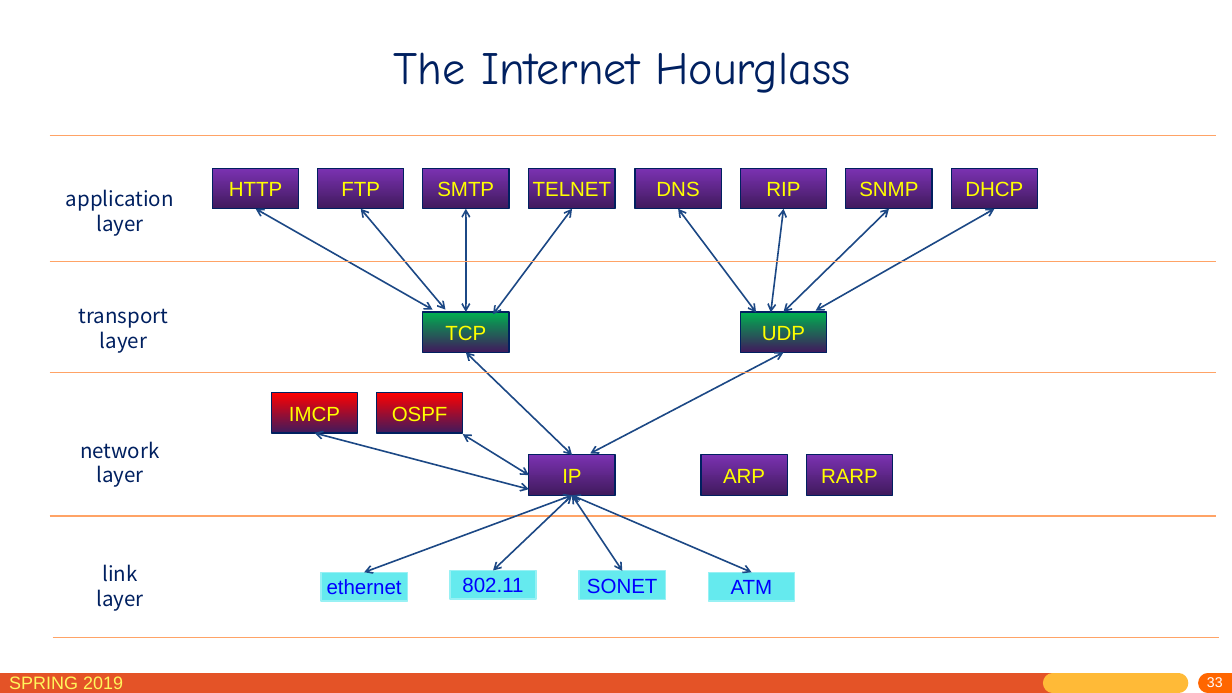
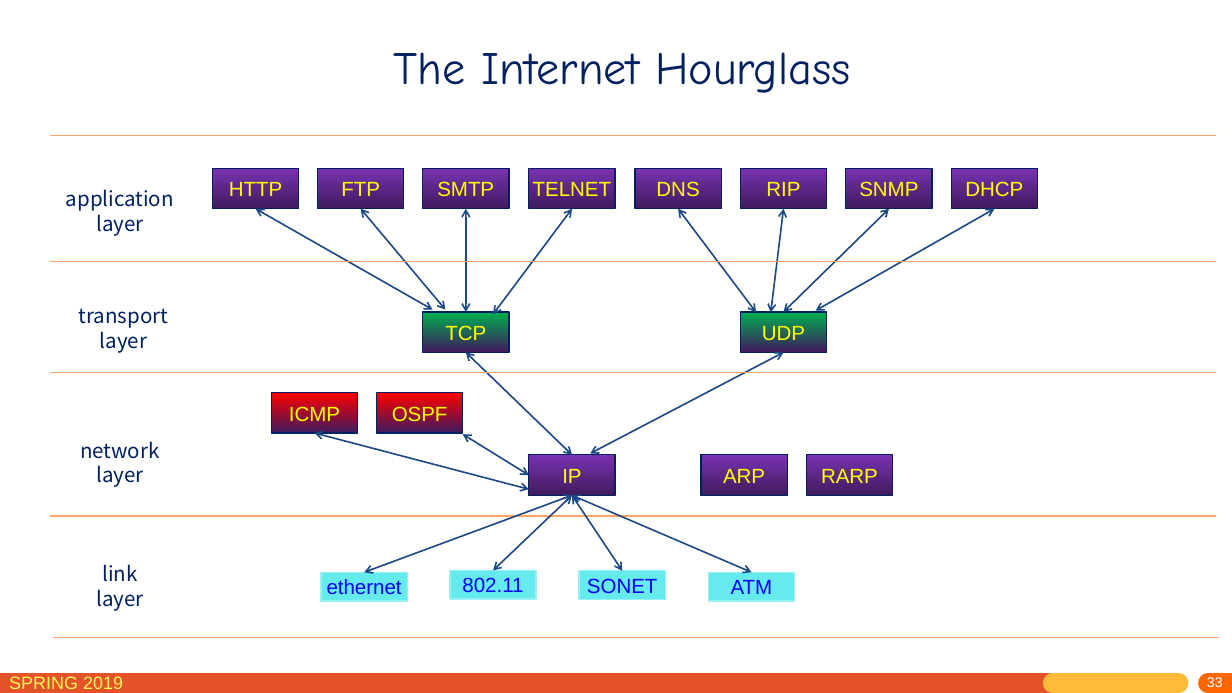
Before and after one commit to jichenghu/PPT_networkDistributed, a slide deck: slide 33 of chapter4.pptx. Drawn at 1232x693 pixels with LibreOffice and Linux fonts; fonts in the diff are those of the drawing. Boxes give left, top, right and bottom in pixels: in the first picture for what was removed or moved away, otherwise in the second. Text is boxed around its words. In the diff, an @@ line names an element or a change of style, - is before the commit and + after.

```diff
--- a/chapter4.pptx
+++ b/chapter4.pptx
@@ text in rectangle at [289,406,340,425]: text changed @@
-IMCP
+ICMP
```
Also in this commit, not shown: 1 other file.
